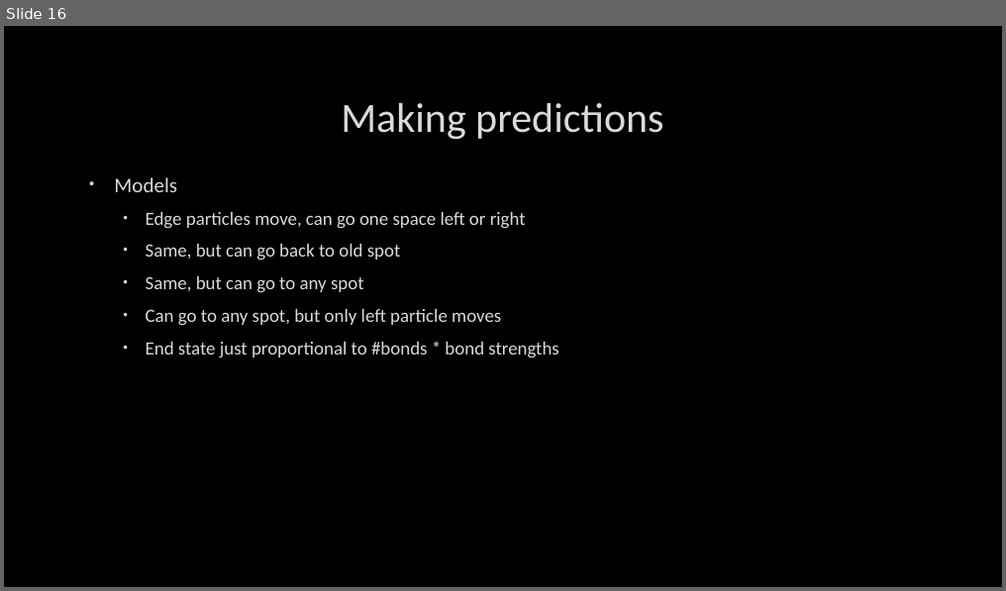
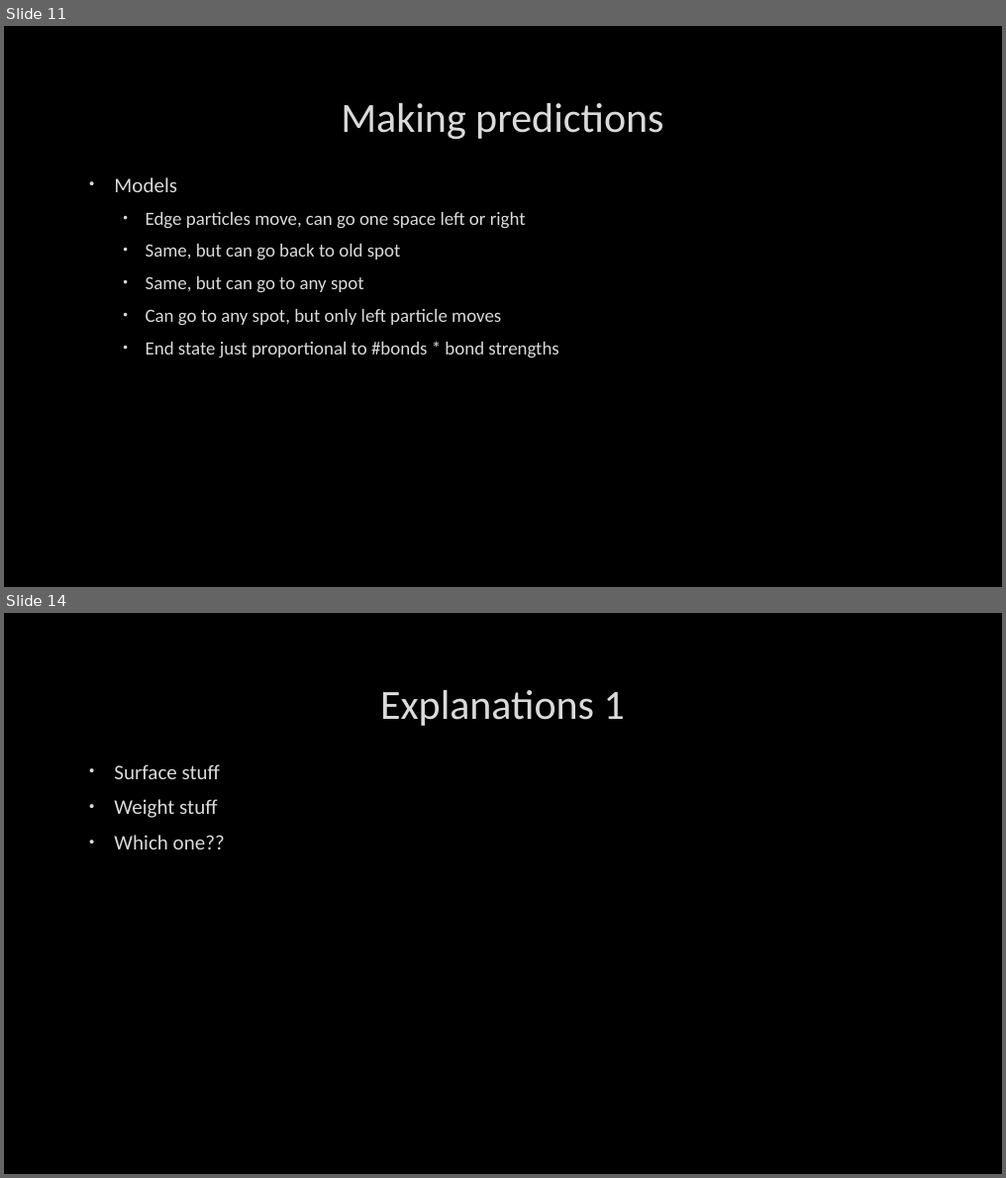
Before and after one commit to TchakamauRa/Soft-Matter, a slide deck: Backup copy.pptx. Shown one above the other, each under a label of ours: slide 16 before the commit, slides 11 and 14 after it; the slides between them are not shown. The pictures are 1006x591 and 1006x1178 pixels, drawn with LibreOffice and Linux fonts; fonts in the diff are those of the drawing; background and template pictures are left out. Boxes give left, top, right and bottom in pixels: in the first picture for what was removed or moved away, otherwise in the second. Text is boxed around its words. In the diff, an @@ line names an element or a change of style, - is before the commit and + after.

```diff
--- a/Backup copy.pptx
+++ b/Backup copy.pptx
@@ slide 14 added at (4, 613, 1002, 1174), background picture (left out) @@
@@ title added at (380, 690, 625, 726), 40 pt, text #DADADA @@
+Explanations 1
@@ text added at (114, 764, 225, 850), 20 pt, text #DADADA @@
+• Surface stuff
+• Weight stuff
+• Which one??
@@ what was slide 16 is now slide 11 @@
```
Also in this commit, not shown: 8 slides changed, 17 other slides added, 2 slides removed, 2 other files.
